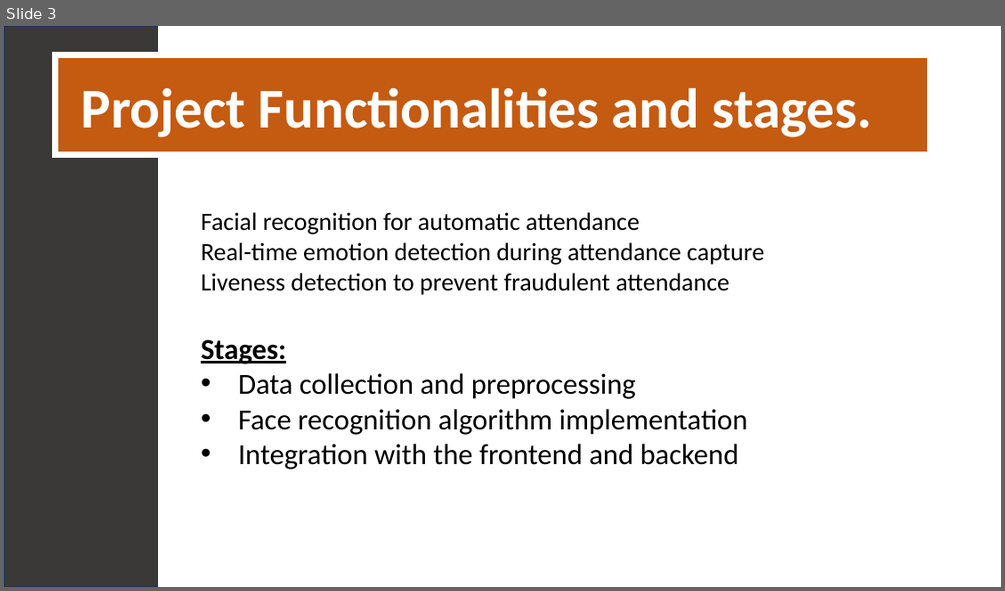
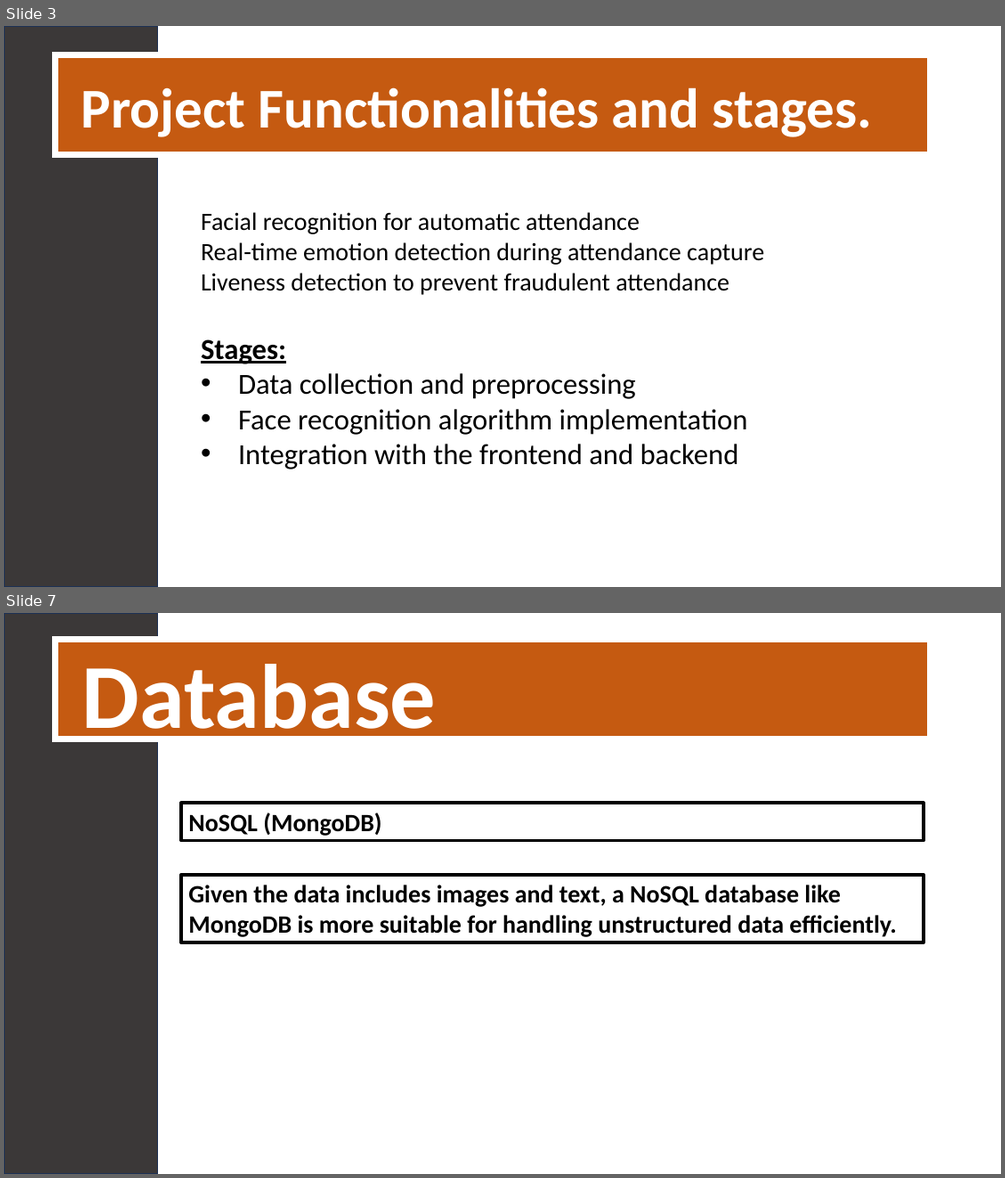
Before and after one commit to sahil82764/automaticAttendanceSystem, a slide deck: presentation.pptx. Shown one above the other, each under a label of ours: slide 3 before the commit, slides 3 and 7 after it; the slides between them are not shown. The pictures are 1005x591 and 1005x1178 pixels, drawn with LibreOffice and Linux fonts; fonts in the diff are those of the drawing. Boxes give left, top, right and bottom in pixels: in the first picture for what was removed or moved away, otherwise in the second. Text is boxed around its words. In the diff, an @@ line names an element or a change of style, - is before the commit and + after.

```diff
--- a/presentation.pptx
+++ b/presentation.pptx
@@ slide 7 added at (4, 613, 1001, 1174), background #FFFFFF @@
@@ rectangle added at (4, 613, 157, 1174), fill #3B3838, outline #1E3256 1 pt @@
@@ rectangle added at (56, 639, 930, 738), fill #C55A11, outline #FFFFFF 6 pt @@
@@ text added at (82, 664, 437, 749), 88 pt, text #FFFFFF, bold @@
+Database
@@ rectangle added at (181, 803, 923, 840), outline #000000 3 pt, 24 pt, text #000000, bold @@
+NoSQL (MongoDB)
@@ rectangle added at (181, 875, 923, 943), outline #000000 3 pt, 24 pt, text #000000, bold @@
+Given the data includes images and text, a NoSQL database like MongoDB is more suitable for handling unstructured data efficiently.
```
Also in this commit, not shown: 1 slide changed, 3 other slides added.
